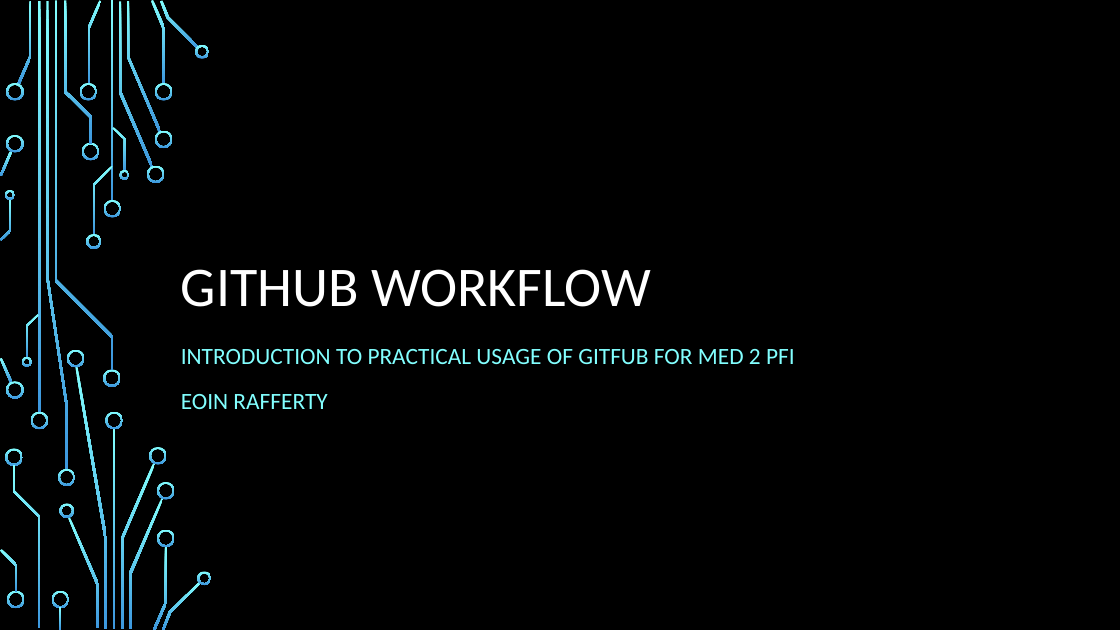
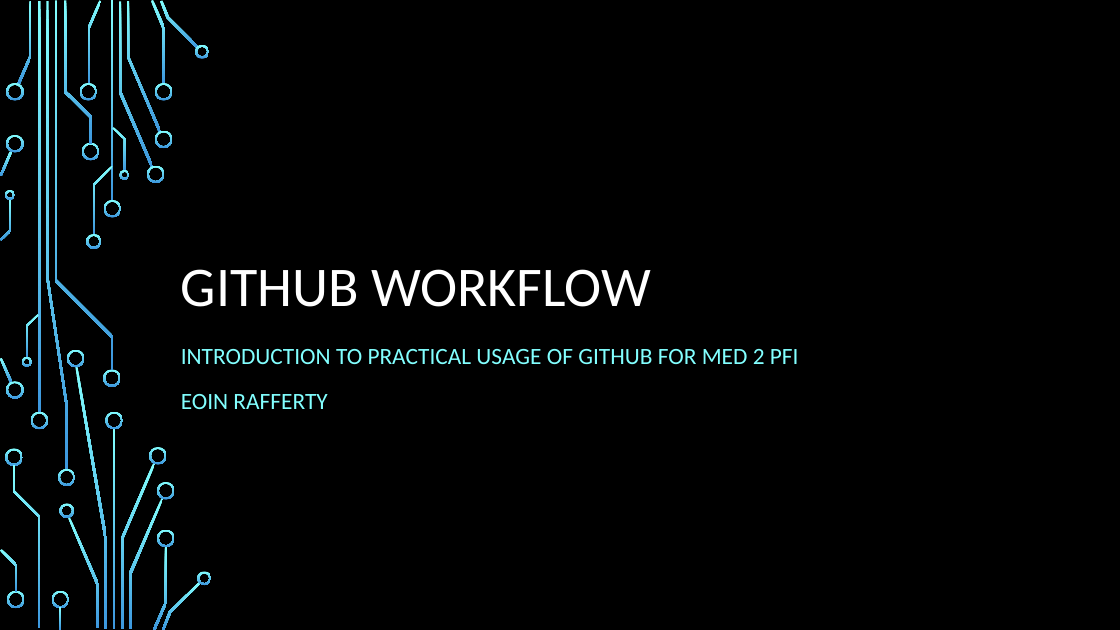
Before and after one commit to EoinRaff/Java_Demo, a slide deck: slide 1 of Github Workflow.pptx. Drawn at 1120x630 pixels with LibreOffice and Linux fonts; fonts in the diff are those of the drawing; background and template pictures are left out. Boxes give left, top, right and bottom in pixels: in the first picture for what was removed or moved away, otherwise in the second. Text is boxed around its words. In the diff, an @@ line names an element or a change of style, - is before the commit and + after.

```diff
--- a/Github Workflow.pptx
+++ b/Github Workflow.pptx
@@ subtitle at box(181, 349, 799, 364): text changed @@
-INTRODUCTION TO PRACTICAL USAGE OF GITFUB FOR MED 2 PFI
+INTRODUCTION TO PRACTICAL USAGE OF GITHUB FOR MED 2 PFI
```
Also in this commit, not shown: 1 other slide changed, 5 slides added.
